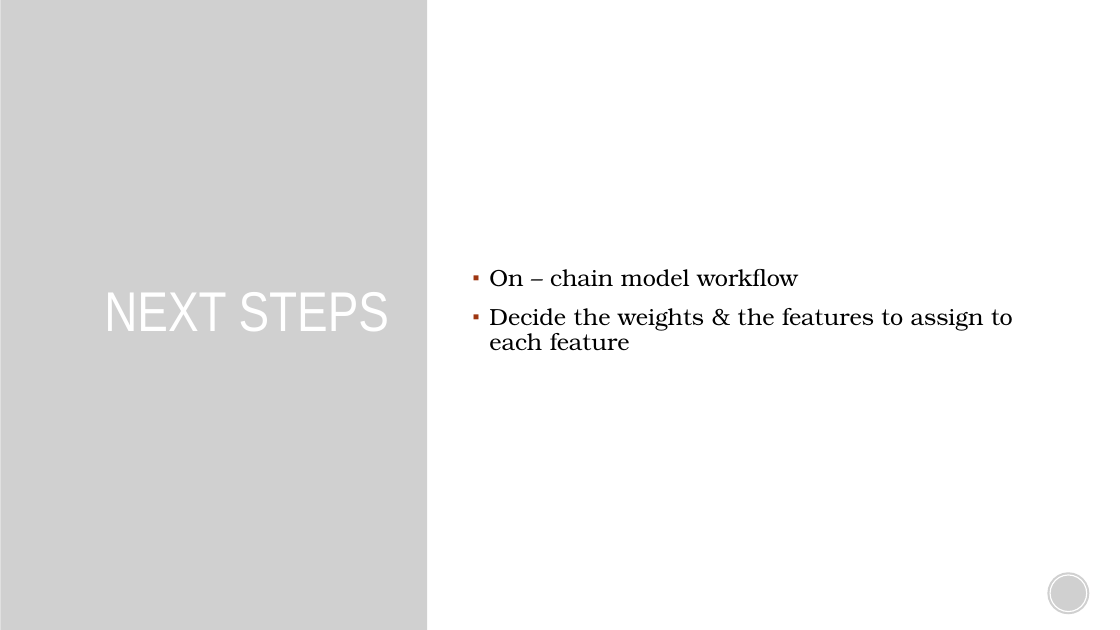
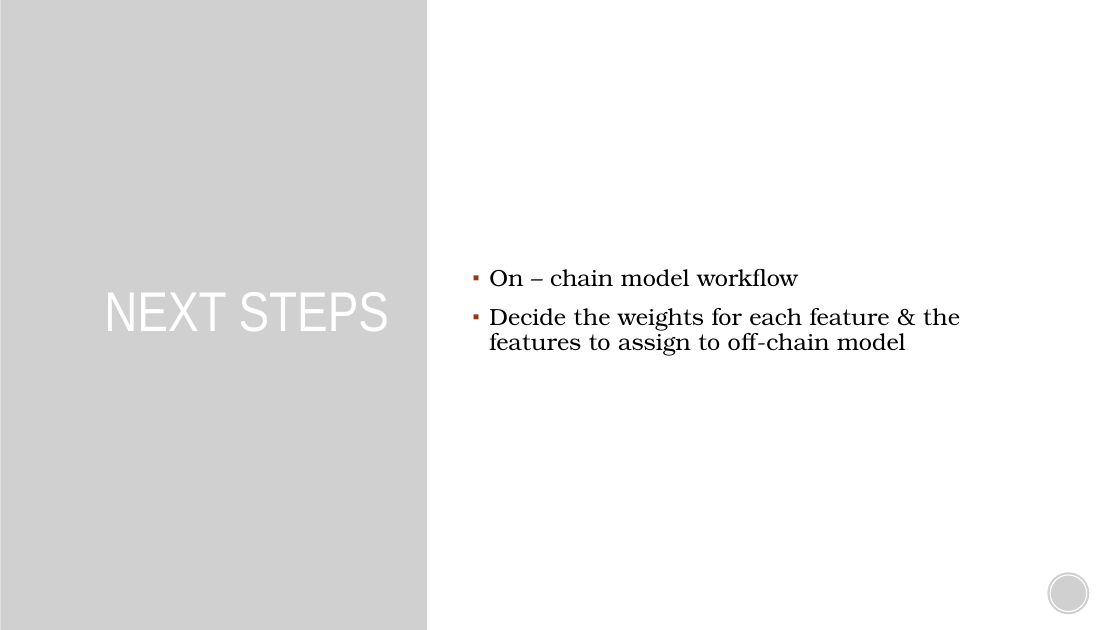
Before and after one commit to sfg11/credit_risk, a slide deck: slide 16 of API Analysis/Review deck/Initial Scoping.pptx. Drawn at 1120x630 pixels with LibreOffice and Linux fonts; fonts in the diff are those of the drawing; grey boxes stand for pictures; background and template pictures are left out. Boxes give left, top, right and bottom in pixels: in the first picture for what was removed or moved away, otherwise in the second. Text is boxed around its words. In the diff, an @@ line names an element or a change of style, - is before the commit and + after.

```diff
--- a/API Analysis/Review deck/Initial Scoping.pptx
+++ b/API Analysis/Review deck/Initial Scoping.pptx
@@ text at box(489, 308, 960, 356): text changed @@
-▪ Decide the weights & the features to assign to each feature
+▪ Decide the weights for each feature & the features to assign to off-chain model
```
Also in this commit, not shown: 8 other slides changed.
